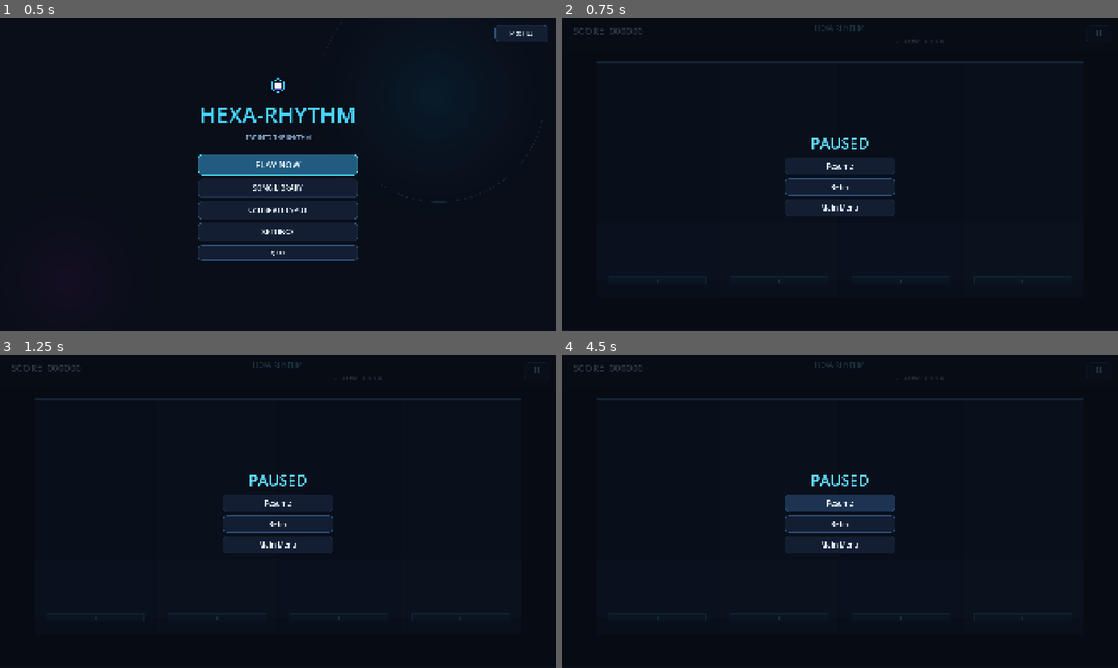
Above: before the commit, frames 1-4 (two rows, left to right).
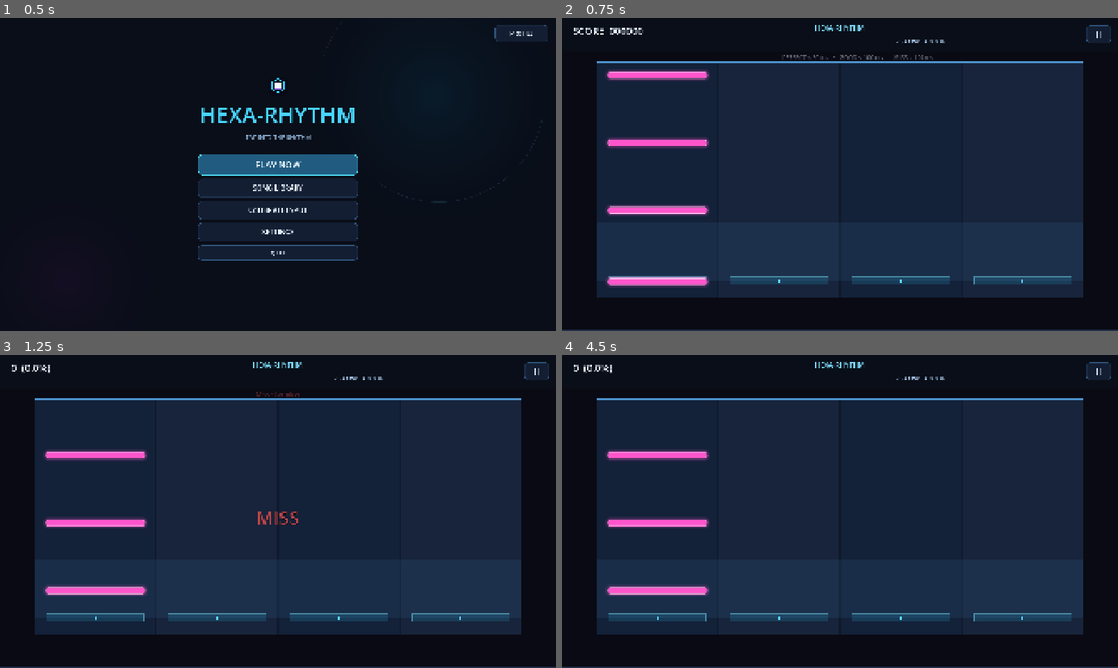
Above: after the commit, the same moments.

Repository: abhayshravan357-sudo/rhythm-rush
Game: Godot game, scene res://scenes/MainMenu.tscn
Same seed, same stepped clock (60 frames per second), same inputs: the game is played once before the commit and once after it.
Inputs (mouse positions are in pixels of both pictures, inside the frame that each line leads up to):
- Up to frame 1 (0.5 s): no input
- Up to frame 2 (0.75 s): click "PLAY NOW" at 0.5 s
- Up to frame 3 (1.25 s): no input
- Up to frame 4 (4.5 s): click (840, 524) at 1.25 s, where only the run before the commit has a clickable "Retry"; click (840, 524) at 2 s, where only the run before the commit has a clickable "Retry"; click (840, 524) at 2.75 s, where only the run before the commit has a clickable "Retry"; click "Ⅱ" (after the commit: "II") at 3.5 s; click (840, 502) at 4.25 s, where only the run before the commit has a clickable "Resume"

Frame 1 is identical in both runs. In frame 2, 64% of the frame differs, in the area x 0-100%, y 2-100%; in frame 3, 64%; in frame 4, 64%.
Error before the commit: Parse Error: Cannot find member "TRANS_EASE_OUT" in base "Tween". (res://scripts/GameScene.gd:143)

Commit message:
fix(gameplay): fix GameScene.gd GDScript 4.3 compile errors
- round(accuracy, 1) -> round(accuracy * 10.0) / 10.0 (Godot 4 round() takes 1 arg)
- Tween.TRANS_EASE_OUT/IN_OUT -> Tween.EASE_OUT/EASE_IN_OUT
- GameStateManager.GameState enum -> String comparison for state_changed params
- round(accuracy * 100, 1) -> round(accuracy * 100.0)

Diff:
--- a/godot_project/scripts/GameScene.gd
+++ b/godot_project/scripts/GameScene.gd
@@ -113,7 +113,7 @@
 
 
 func _on_hit_evaluated(rating: String, combo: int, accuracy: float) -> void:
-	score_label.text = str(ScoreManager.get_final_score()) + "  (" + str(roundf(accuracy * 10.0) / 10.0) + "%)"
+	score_label.text = str(ScoreManager.get_final_score()) + "  (" + str(round(accuracy * 10.0) / 10.0) + "%)"
 	combo_label.text = "Combo: " + str(combo) if combo > 0 else ""
 	_show_rating_feedback(rating)
 	_show_timing_feedback(rating)
@@ -140,8 +140,8 @@
 	rating_label.scale = Vector2.ONE
 
 	var tween := create_tween()
-	tween.tween_property(rating_label, "scale", Vector2(1.35, 1.35), 0.10).set_trans(Tween.TRANS_CUBIC).set_ease(Tween.TRANS_EASE_OUT)
-	tween.tween_property(rating_label, "scale", Vector2.ONE, 0.15).set_trans(Tween.TRANS_CUBIC).set_ease(Tween.TRANS_EASE_IN_OUT)
+	tween.tween_property(rating_label, "scale", Vector2(1.35, 1.35), 0.10).set_trans(Tween.TRANS_CUBIC).set_ease(Tween.EASE_OUT)
+	tween.tween_property(rating_label, "scale", Vector2.ONE, 0.15).set_trans(Tween.TRANS_CUBIC).set_ease(Tween.EASE_IN_OUT)
 	tween.tween_property(rating_label, "modulate:a", 0.0, 0.45).set_delay(0.05)
 	_rating_tween = tween
 
@@ -173,7 +173,7 @@
 	combo_label.scale = Vector2.ONE
 	var tween := create_tween()
 	tween.tween_property(combo_label, "scale", Vector2(1.25, 1.25), 0.10)
-	tween.tween_property(combo_label, "scale", Vector2.ONE, 0.15).set_trans(Tween.TRANS_CUBIC).set_ease(Tween.TRANS_EASE_OUT)
+	tween.tween_property(combo_label, "scale", Vector2.ONE, 0.15).set_trans(Tween.TRANS_CUBIC).set_ease(Tween.EASE_OUT)
 	_combo_tween = tween
 
 	if combo in COMBO_MILESTONES:
@@ -233,8 +233,8 @@
 
 
 func _on_game_state_changed(from_state: String, to_state: String) -> void:
-	var entering_paused: bool = to_state == GameStateManager.GameState.PAUSED
-	var leaving_paused: bool = from_state == GameStateManager.GameState.PAUSED
+	var entering_paused: bool = to_state == "PAUSED"
+	var leaving_paused: bool = from_state == "PAUSED"
 
 	if entering_paused:
 		_apply_pause_ui(true)
@@ -262,7 +262,7 @@
 	rating_label.text = "Song Complete — Grade: " + grade
 	rating_label.modulate = Color(1.0, 1.0, 1.0, 1.0)
 	rating_label.scale = Vector2.ONE
-	combo_label.text = "Final Score: " + str(final_score) + " | Max Combo: " + str(max_combo) + " | Accuracy: " + str(round(accuracy * 100, 1)) + "%"
+	combo_label.text = "Final Score: " + str(final_score) + " | Max Combo: " + str(max_combo) + " | Accuracy: " + str(round(accuracy * 100.0)) + "%"
 	score_label.text = str(final_score)
 	timing_label.text = "PERFECT ≤ 50 ms   ·   GOOD ≤ 100 ms   ·   MISS > 100 ms"
 	timing_label.modulate = Color(1.0, 1.0, 1.0, 0.4)
